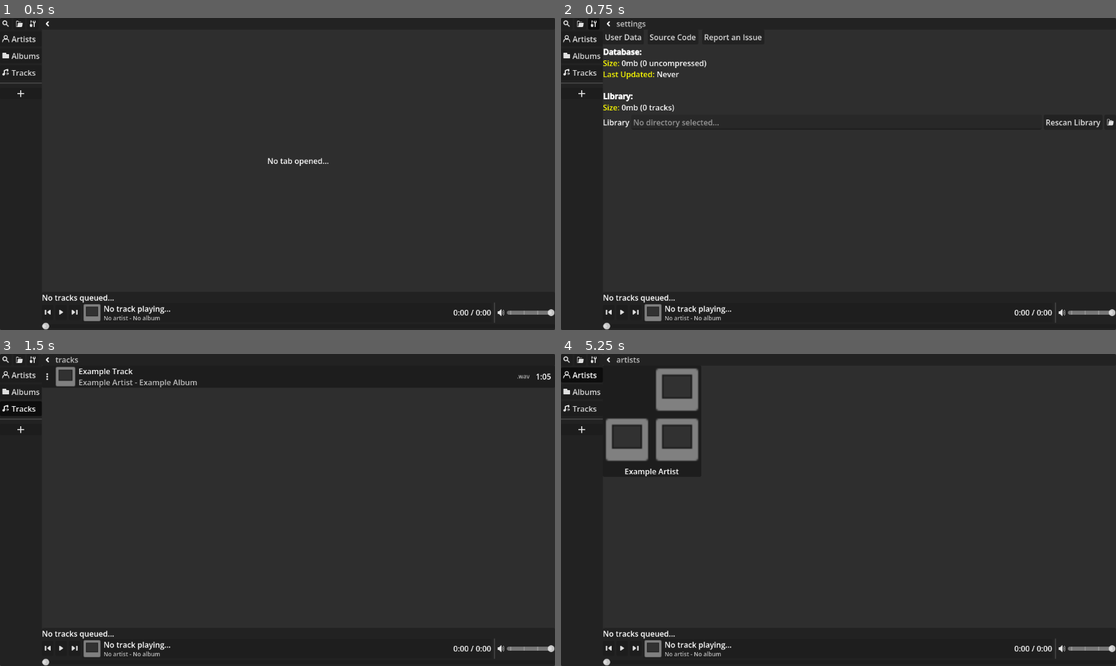
Above: before the commit, frames 1-4 (two rows, left to right).
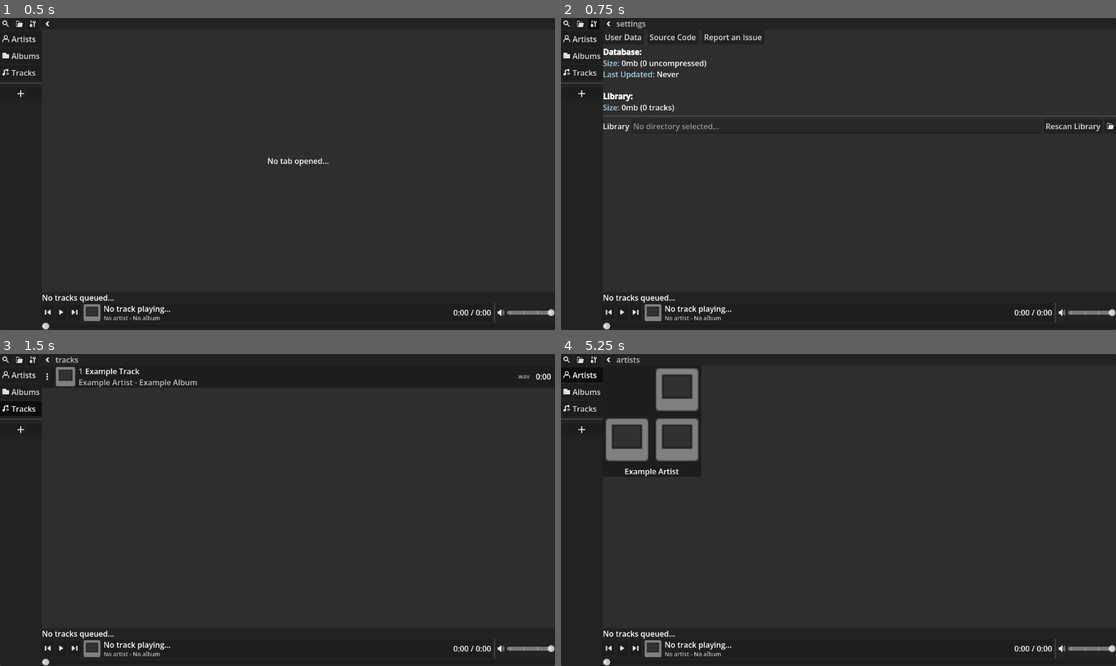
Above: after the commit, the same moments.

Repository: phosxd/Usable-Music-Player
Game: Godot game, scene res://Scenes/Main/main.tscn
Same seed, same stepped clock (60 frames per second), same inputs: the game is played once before the commit and once after it.
Inputs (mouse positions are in pixels of both pictures, inside the frame that each line leads up to):
- Up to frame 1 (0.5 s): no input
- Up to frame 2 (0.75 s): click (594, 24) at 0.5 s
- Up to frame 3 (1.5 s): click "Tracks" at 1.25 s
- Up to frame 4 (5.25 s): click (633, 647) at 2 s; click (633, 647) at 2.75 s; click (566, 360) at 3.5 s; click (577, 360) at 4.25 s; click "Artists" at 5 s

Frame 1 is identical in both runs. In frame 2, 1.1% of the frame differs, in the area x 7-100%, y 13-37%; in frame 3, 0.2%; in frame 4, nothing differs.

Commit message:
Add DB classes.
- Added DB classes to organize database data during runtime.
- Now using a `PlayerManager` script which will be used when I start implementing the player & queue functionality.
- Add track cards with DBTrack class objects.
- Show track number beside track name in tracks tab.

Diff:
--- a/src/Scenes/Tabs/Settings/settings.gd
+++ b/src/Scenes/Tabs/Settings/settings.gd
@@ -15,8 +15,8 @@
 		LibraryManager.db_cache_size_compressed/1000/1000,
 		LibraryManager.db_cache_size/1000/1000,
 		LibraryManager.database.get('timestamp', 'Never'),
-		LibraryManager.library_size/1000/1000,
-		LibraryManager.library_track_count,
+		LibraryManager.database.library_size/1000/1000,
+		LibraryManager.database.library_track_count,
 	]
 	%'Library Path'.text = LibraryManager.database.location
 
@@ -49,7 +49,7 @@
 
 
 func _on_user_data_pressed() -> void:
-	OS.shell_open(OS.get_user_data_dir())
+	OS.shell_show_in_file_manager(OS.get_user_data_dir())
 
 
 func _on_source_code_pressed() -> void:
--- a/src/Scenes/Tabs/Settings/settings.tscn
+++ b/src/Scenes/Tabs/Settings/settings.tscn
@@ -52,14 +52,17 @@
 theme_override_styles/focus = SubResource("StyleBoxEmpty_xrpqc")
 bbcode_enabled = true
 text = "[b]Database:[/b]
-[color=yellow]Size:[/color] %smb (%s uncompressed)
-[color=yellow]Last Updated:[/color] %s
+[color=light_blue]Size:[/color] %smb (%s uncompressed)
+[color=light_blue]Last Updated:[/color] %s
 
 [b]Library:[/b]
-[color=yellow]Size:[/color] %smb (%s tracks)"
+[color=light_blue]Size:[/color] %smb (%s tracks)"
 fit_content = true
 selection_enabled = true
 drag_and_drop_selection_enabled = false
+
+[node name="Sep 1" type="HSeparator" parent="VBox" unique_id=933197618]
+layout_mode = 2
 
 [node name="Library" type="HBoxContainer" parent="VBox" unique_id=48638074]
 layout_mode = 2
--- a/src/Scenes/Tabs/Tracks/card.gd
+++ b/src/Scenes/Tabs/Tracks/card.gd
@@ -2,16 +2,37 @@
 
 signal selected
 
+@onready var options_popup:PopupMenu = %Options.get_popup()
+var track: DBTrack
 
-func init(track_name:String, track_path:String, track_length:float, album_name:String, artist_name:String, cover:ImageTexture) -> void:
-	%Name.text = track_name
-	%Artist.text = '%s - %s' % [artist_name, album_name]
-	var track_length_remainder := int(fmod(track_length,60))
-	%Length.text = '%s:%s' % [int(track_length/60), ('0' if track_length_remainder < 10 else '') + str(track_length_remainder)]
-	%Format.text = '.%s' % track_path.split('.')[-1].to_lower()
-	if cover:
-		%Image.texture = cover
+
+func _ready() -> void:
+	options_popup.id_pressed.connect(_on_option_id_pressed)
+
+
+func init(db_track:DBTrack) -> void:
+	track = db_track
+	if not track.valid: _invalidate()
+	%Name.text = track.name
+	%Artist.text = '%s - %s' % [track.artist.name, track.album.name]
+	%'Track Number'.text = '%s' % (track.number+1)
+	var track_length_remainder := int(fmod(track.length,60))
+	%Length.text = '%s:%s' % [int(track.length/60), ('0' if track_length_remainder < 10 else '') + str(track_length_remainder)]
+	%Format.text = '.%s' % track.path.split('.')[-1].to_lower()
+	%Image.texture = track.album.cover
+
+
+func _invalidate() -> void:
+	self.hide()
 
 
 func _on_button_pressed() -> void:
 	selected.emit()
+
+
+func _on_option_id_pressed(id:int) -> void:
+	match id:
+		0: pass
+		1: PlayerManager.add_to_queue(track)
+		3: OS.shell_show_in_file_manager(track.path)
+		4: init(LibraryManager.rescan_track(track))
--- a/src/Scenes/Tabs/Tracks/card.tscn
+++ b/src/Scenes/Tabs/Tracks/card.tscn
@@ -3,6 +3,8 @@
 [ext_resource type="Script" uid="uid://crd0eykqnn4b0" path="res://Scenes/Tabs/Tracks/card.gd" id="1_pbwpk"]
 [ext_resource type="Texture2D" uid="uid://bup81pbj7sl2i" path="res://Assets/Icons/options.svg" id="2_1pull"]
 [ext_resource type="Texture2D" uid="uid://clplu742fuo4d" path="res://Assets/Icons/texture.svg" id="2_57cvb"]
+
+[sub_resource type="LabelSettings" id="LabelSettings_57cvb"]
 
 [sub_resource type="LabelSettings" id="LabelSettings_pbwpk"]
 font_size = 12
@@ -26,15 +28,17 @@
 layout_mode = 2
 theme_override_constants/icon_max_width = 14
 icon = ExtResource("2_1pull")
-item_count = 4
+item_count = 5
 popup/item_0/text = "Play (replace queue)"
 popup/item_0/id = 0
 popup/item_1/text = "Add to queue"
-popup/item_1/id = 3
+popup/item_1/id = 1
 popup/item_2/text = "Add to playlist"
 popup/item_2/id = 2
 popup/item_3/text = "Go to file"
-popup/item_3/id = 1
+popup/item_3/id = 3
+popup/item_4/text = "Rescan"
+popup/item_4/id = 4
 
 [node name="Image" type="TextureRect" parent="HBox" unique_id=581354418]
 unique_name_in_owner = true
@@ -52,7 +56,19 @@
 mouse_filter = 2
 theme_override_constants/separation = 0
 
-[node name="Name" type="Label" parent="HBox/VBox" unique_id=824305555]
+[node name="HBox" type="HBoxContainer" parent="HBox/VBox" unique_id=1963608250]
+layout_mode = 2
+mouse_filter = 2
+theme_override_constants/separation = 4
+
+[node name="Track Number" type="Label" parent="HBox/VBox/HBox" unique_id=2042461310]
+unique_name_in_owner = true
+self_modulate = Color(0.75, 0.75, 0.75, 1)
+layout_mode = 2
+text = "1"
+label_settings = SubResource("LabelSettings_57cvb")
+
+[node name="Name" type="Label" parent="HBox/VBox/HBox" unique_id=824305555]
 unique_name_in_owner = true
 layout_mode = 2
 size_flags_horizontal = 3
--- a/src/Scenes/Tabs/Tracks/tracks.gd
+++ b/src/Scenes/Tabs/Tracks/tracks.gd
@@ -8,18 +8,20 @@
 	artists.sort()
 
 	for artist_name:String in artists:
+		var artist := DBArtist.new(artist_name)
 		var albums:Dictionary = LibraryManager.database.artists[artist_name].albums
 		albums.sort()
 		for album_name:String in albums:
-			var album:Dictionary = LibraryManager.database.artists[artist_name].albums[album_name]
-			for track in album.tracks:
-				if track is not Dictionary: continue
-				add_card(track.title, track.path, track.length, album_name, artist_name, album.cover, _on_track_selected.bind(track.path))
+			var album := DBAlbum.new(artist, album_name)
+			for i in range(album.track_count):
+				var track := DBTrack.new(artist, album, i)
+				if track.path.is_empty(): continue
+				add_card(track, _on_track_selected.bind(track.path))
 
 
-func add_card(track_name:String, track_path:String, track_length:float, album_name:String, artist_name:String, album_cover, callback:Callable) -> void:
+func add_card(track:DBTrack, callback:Callable) -> void:
 	var card:Control = card_scene.instantiate()
-	card.init(track_name, track_path, track_length, album_name, artist_name, album_cover)
+	card.init(track)
 	card.selected.connect(callback)
 	%Grid.add_child(card)
 
--- /dev/null
+++ b/src/Scripts/DB/DBAlbum.gd
@@ -0,0 +1,62 @@
+class_name DBAlbum extends RefCounted
+
+var default_cover := ImageTexture.create_from_image(preload('res://Assets/Icons/texture.svg').get_image())
+
+## Parent artist.
+var artist: DBArtist
+## Album name.
+var name: String
+## Number of tracks in the album.
+var track_count: int
+## Album cover image.
+var cover: ImageTexture
+## Album release year. Not guaranteed to be formatted or be a valid year.
+var year: String
+## Album genre. No guaranteed to be formatted or be a valid genre.
+var genre: String
+## Whether or not the DB entry is valid.
+## This may become false when the raw entry can no longer be found.
+var valid := true
+
+
+## Construct new DBAlbum.
+## Do not use [param raw_info].
+func _init(db_artist:DBArtist, album_name:String, raw_info=null) -> void:
+	artist = db_artist
+	name = album_name
+	if raw_info is not Dictionary:
+		var raw_artist:Dictionary = LibraryManager.database.artists.get(artist.name,{})
+		raw_info = raw_artist.get('albums',{}).get(album_name)
+		if raw_info is not Dictionary:
+			_invalidate()
+			return
+
+	track_count = raw_info.get('tracks',[]).size()
+
+	var raw_cover = raw_info.get('cover')
+	if raw_cover is ImageTexture: cover = raw_cover
+	else: cover = default_cover
+
+	var raw_year = raw_info.get('year')
+	if raw_year is String && not raw_year.is_empty(): year = raw_year
+	else: year = 'No year found'
+
+	var raw_genre = raw_info.get('genre')
+	if raw_genre is String && not raw_genre.is_empty(): genre = raw_genre
+	else: genre = 'No genre found'
+
+
+func _invalidate() -> void:
+	valid = false
+
+
+## Get specific track from the [param track_number].
+func get_track(track_number:int) -> void:
+	var raw_artist:Dictionary = LibraryManager.database.artists.get(artist.name,{})
+	var raw_album:Dictionary = raw_artist.get('albums',{}).get(name,{})
+	var raw_track = raw_album.get('tracks',[]).get(track_number)
+	if raw_album is not Dictionary:
+		_invalidate()
+		return
+
+	return DBTrack.new(artist, self, track_number, raw_track)
--- /dev/null
+++ b/src/Scripts/DB/DBArtist.gd
@@ -0,0 +1,26 @@
+class_name DBArtist extends RefCounted
+
+## Artist name.
+var name: String
+## Whether or not the DB entry is valid.
+## This may become false when the raw entry can no longer be found.
+var valid := true
+
+
+func _init(artist_name:String) -> void:
+	name = artist_name
+
+
+func _invalidate() -> void:
+	valid = false
+
+
+## Get specific album.
+func get_album(album_name:String) -> DBAlbum:
+	var raw_artist:Dictionary = LibraryManager.database.artists.get(name,{})
+	var raw_album = raw_artist.get('albums',{}).get(album_name)
+	if raw_album is not Dictionary:
+		_invalidate()
+		return
+
+	return DBAlbum.new(self, album_name, raw_album)
--- /dev/null
+++ b/src/Scripts/DB/DBTrack.gd
@@ -0,0 +1,49 @@
+class_name DBTrack extends RefCounted
+
+## Parent artist.
+var artist: DBArtist
+## Parent album.
+var album: DBAlbum
+## Track name.
+var name: String
+## Track number.
+var number: int
+## Track length.
+var length: float
+## Track absolute file path.
+var path: String
+## Whether or not the DB entry is valid.
+## This may become false when the raw entry can no longer be found.
+var valid := true
+
+
+## Construct new DBTrack.
+## Do not use [param raw_info].
+func _init(db_artist:DBArtist, db_album:DBAlbum, track_number:int, raw_info=null) -> void:
+	artist = db_artist
+	album = db_album
+	number = track_number
+	if raw_info is not Dictionary:
+		var raw_artist:Dictionary = LibraryManager.database.artists.get(artist.name,{})
+		var raw_album:Dictionary = raw_artist.albums.get(album.name,{})
+		raw_info = raw_album.tracks.get(track_number)
+		if raw_info is not Dictionary: raw_info = {}
+
+	var raw_title = raw_info.get('title')
+	if raw_title is String && not raw_title.is_empty(): name = raw_title
+	else: name = 'No title found'
+
+	var raw_length = raw_info.get('length')
+	if raw_length is float: length = raw_length
+	else: length = 0
+
+	var raw_path = raw_info.get('path')
+	if raw_path is String && not raw_path.is_empty(): path = raw_path
+	else: path = ''
+
+	if path.is_empty() or length < 0:
+		_invalidate()
+
+
+func _invalidate() -> void:
+	valid = false
--- a/src/Scripts/LibraryManager.gd
+++ b/src/Scripts/LibraryManager.gd
@@ -33,10 +33,17 @@
 static var db_cache_size_compressed:int =0
 ## Database cache size in bytes.
 static var db_cache_size:int = 0
-## Library directory size in bytes.
-static var library_size:int = 0
-## Number of tracks in the library directory.
-static var library_track_count:int = 0
+
+
+## Rescans the track & updates the database accordingly.
+## Returns the updated DBTrack.
+static func rescan_track(track:DBTrack) -> DBTrack:
+	database.artists[track.artist.name].albums[track.album.name].tracks.set(track.number, null)
+	database.library_track_count -= 1
+	var track_size = FileAccess.get_size(track.path)
+	if track_size > 0: database.library_size -= track_size
+	index_file(track.path)
+	return DBTrack.new(track.artist, track.album, track.number)
 
 
 static func wipe_database() -> void:
@@ -70,10 +77,6 @@
 	if result is Dictionary:
 		database = result
 
-	library_size = database.get('library_size', 0)
-	library_track_count = database.get('library_track_count', 0)
-
-
 
 static func load_library(root_path:String) -> void:
 	LibraryManager.wipe_database()
@@ -81,8 +84,6 @@
 	database.set('timestamp', Time.get_datetime_string_from_system(true, true))
 	_load_library(root_path)
 	save_database()
-	library_size = database.get('library_size', 0)
-	library_track_count = database.get('library_track_count', 0)
 
 
 static func _load_library(root_path:String) -> void:
@@ -111,14 +112,13 @@
 	var album := metadata.album.replace('\n','')
 	var track_title:String = metadata.title.replace('\n','')
 	var track_number := metadata.track_no
-	if artist.is_empty(): artist = 'UNKNOWN'
-	if album.is_empty(): album = 'UNKNOWN'
 	if track_title.is_empty(): track_title = path.split('/')[-1].split('.')[0]
 	# Add to database.
 	var db_artist:Dictionary = database.artists.get_or_add(artist, {'albums':{}})
+	@warning_ignore('incompatible_ternary')
 	var db_album:Dictionary = db_artist.albums.get_or_add(album, {
-		'year': str(metadata.year) if metadata.year > 10 else 'UNKNOWN',
-		'genre': metadata.genre if not metadata.genre.is_empty() else 'UNKNOWN',
+		'year': str(metadata.year) if metadata.year > 10 else null,
+		'genre': metadata.genre if not metadata.genre.is_empty() else null,
 		'cover': metadata.get_most_relevent_cover(),
 		'tracks': [],
 	})
@@ -126,6 +126,13 @@
 	var track_data = {
 		'title': track_title,
 		'length': audio_stream.get_length(),
+		'channels': str(metadata.get_tag('channels',-1)),
+		'bit_rate': str(metadata.get_tag('bit_rate',-1)),
+		'sample_rate': str(metadata.get_tag('sample_rate',-1)),
+		'bpm': metadata.bpm,
+		'copyright': metadata.copyright,
+		'urls': metadata.urls,
+		'comments': metadata.comments,
 		'path': path,
 	}
 	if track_number > 0:
--- /dev/null
+++ b/src/Scripts/Node/TrackPlayer.gd
@@ -0,0 +1 @@
+class_name TrackPlayer extends RefCounted
--- /dev/null
+++ b/src/Scripts/PlayerManager.gd
@@ -0,0 +1,46 @@
+extends Node
+
+## Emitted when the queue has been updated. [param queue] is an array of DBTrack objects.
+signal queue_updated(queue:Array[DBTrack])
+## Emitted when play has been requested.
+signal play_requested()
+## Emitted when pause has been requested.
+signal pause_requested()
+signal current_track_updated(queue_position:int)
+## Emitted when the track has progressed (E.g. during playback). [param track_prgress] is the track progress in seconds.
+signal track_progress_updated(track_progress:float)
+
+
+var track_players:Array[TrackPlayer] = []
+## Queued tracks.
+var queue:Array[DBTrack] = []
+var queue_position:int = 0
+
+
+func _ready() -> void:
+	pass
+
+
+func _process(_delta:float) -> void:
+	pass
+
+
+func set_playing(playing:bool) -> void:
+	if playing: play_requested.emit()
+	else: pause_requested.emit()
+
+
+func set_current_track(track_queue_position:int) -> void:
+	queue_position = track_queue_position
+	current_track_updated.emit(queue_position)
+	track_progress_updated.emit(0)
+
+
+func add_to_queue(track:DBTrack) -> void:
+	if not queue.has(track): queue.append(track)
+	queue_updated.emit(queue)
+
+
+func remove_from_queue(track:DBTrack) -> void:
+	queue.erase(track)
+	queue_updated.emit(queue)
--- a/src/project.godot
+++ b/src/project.godot
@@ -28,6 +28,7 @@
 [autoload]
 
 PowerKey="*uid://dpkv4s4787jc1"
+PlayerManager="*uid://bsri8hvvykwnh"
 
 [editor_plugins]
 
Not shown, added: src/Scripts/DB/DBAlbum.gd.uid
Not shown, added: src/Scripts/DB/DBArtist.gd.uid
Not shown, added: src/Scripts/DB/DBTrack.gd.uid
Not shown, added: src/Scripts/Node/TrackPlayer.gd.uid
Not shown, added: src/Scripts/PlayerManager.gd.uid
